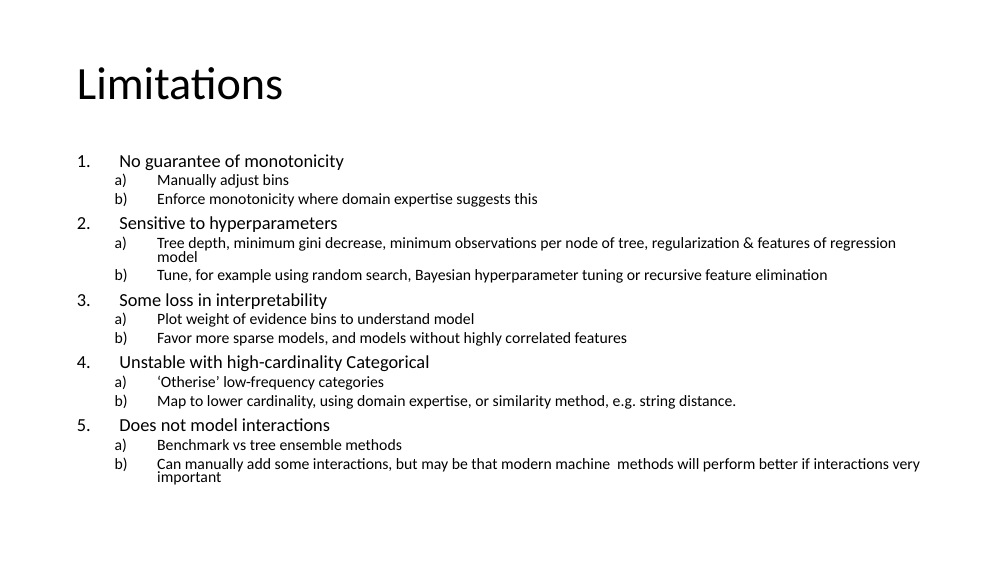
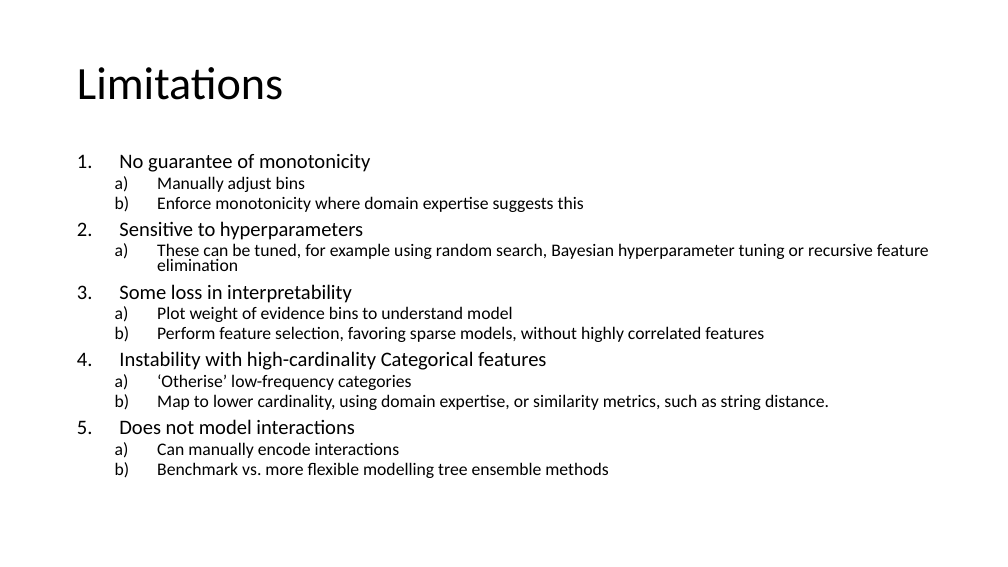
Before and after one commit to oli5679/WeightOfEvidenceDemo, a slide deck: slide 10 of Presentation.pptx (slide 9 before the commit). Drawn at 1008x567 pixels with LibreOffice and Linux fonts; fonts in the diff are those of the drawing. Boxes give left, top, right and bottom in pixels: in the first picture for what was removed or moved away, otherwise in the second. Text is boxed around its words. In the diff, an @@ line names an element or a change of style, - is before the commit and + after.

```diff
--- a/Presentation.pptx
+++ b/Presentation.pptx
@@ text at [119,154,584,434]: size 17.5 to 19.6 pt in "No guarantee of monotonicity", "Sensitive to hyperparameters", "Some loss in interpretability", "Does not model interactions"; size 15 to 16.8 pt in "Manually adjust bins", "Enforce monotonicity where domain expertise suggests this", "Plot weight of evidence bins to understand ...", "‘Otherise’ low-frequency categories" @@
@@ text at [157,243,929,271]: text changed; size 15 to 16.8 pt @@
-  a) Tree depth, minimum gini decrease, minimum observations per node of tree, regularization & features of regression model
-  b) Tune, for example using random search, Bayesian hyperparameter tuning or recursive feature elimination
+  a) These can be tuned, for example using random search, Bayesian hyperparameter tuning or recursive feature elimination
@@ text at [119,326,764,370]: text changed; size 15 to 16.8 pt @@
-  b) Favor more sparse models, and models without highly correlated features
-4. Unstable with high-cardinality Categorical
+  b) Perform feature selection, favoring sparse models, without highly correlated features
+4. Instability with high-cardinality Categorical features
@@ text at [157,394,829,410]: text changed; size 15 to 16.8 pt @@
-  b) Map to lower cardinality, using domain expertise, or similarity method, e.g. string distance.
+  b) Map to lower cardinality, using domain expertise, or similarity metrics, such as string distance.
@@ text at [157,442,608,478]: text changed; size 15 to 16.8 pt @@
-  a) Benchmark vs tree ensemble methods
-  b) Can manually add some interactions, but may be that modern machine methods will perform better if interactions very important
+  a) Can manually encode interactions
+  b) Benchmark vs. more flexible modelling tree ensemble methods
```
Also in this commit, not shown: 5 other slides changed, 2 slides added, 1 slide removed, 1 other file.
